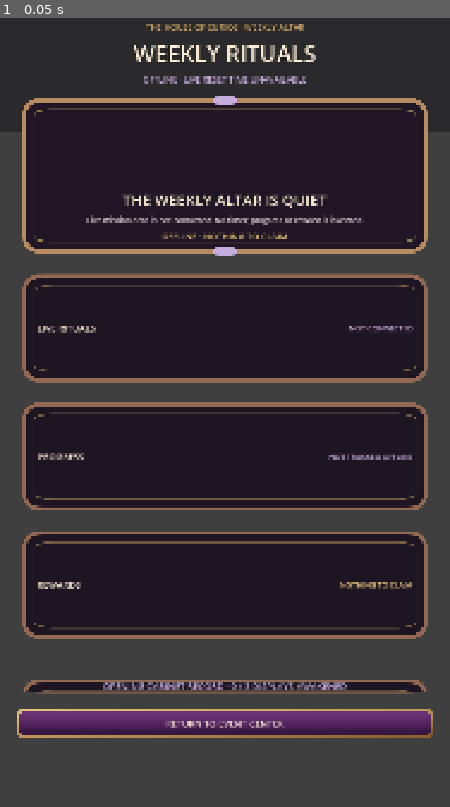
Above: before the commit, frame 1.
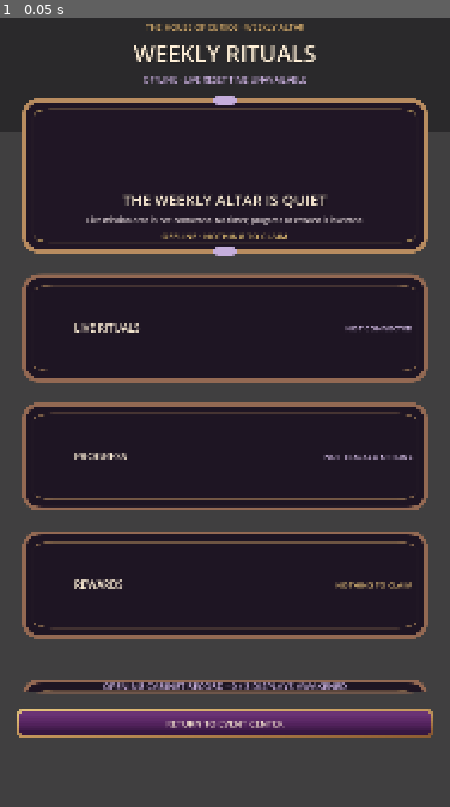
Above: after the commit, the same moment.

Repository: Jay-prodesign/akilta-match3
Game: Godot game, scene res://src/ui/missions/weekly_missions_screen.tscn
Two runs of this game, one before a commit and one after it. Both use one fixed random seed, a clock stepped at 60 frames per second and the inputs below. This scene is started directly instead of the project's main scene.
Inputs:
- Up to frame 1 (0.05 s): no input

The runs differ from the first frame. In frame 1, 0.7% of the frame differs, in the area x 8-92%, y 38-73%.

Commit message:
Give Weekly Ritual status cards sealed visual anchors

Diff:
--- a/src/ui/missions/weekly_missions_screen.tscn
+++ b/src/ui/missions/weekly_missions_screen.tscn
@@ -200,23 +200,31 @@
 theme_override_constants/separation = 18
 
 [node name="LeftInset" type="Control" parent="MissionLayout/MissionStatusStack/FeedStatus/Content"]
-custom_minimum_size = Vector2(34, 1)
-layout_mode = 2
-mouse_filter = 2
+custom_minimum_size = Vector2(26, 1)
+layout_mode = 2
+mouse_filter = 2
+
+[node name="SealIcon" type="TextureRect" parent="MissionLayout/MissionStatusStack/FeedStatus/Content"]
+custom_minimum_size = Vector2(78, 78)
+layout_mode = 2
+mouse_filter = 2
+expand_mode = 1
+stretch_mode = 5
+modulate = Color(0.92, 0.82, 0.95, 0.94)
 
 [node name="Label" type="Label" parent="MissionLayout/MissionStatusStack/FeedStatus/Content"]
 layout_mode = 2
 size_flags_horizontal = 3
 theme_override_colors/font_color = Color(1, 0.941, 0.847, 1)
-theme_override_font_sizes/font_size = 22
+theme_override_font_sizes/font_size = 25
 text = "LIVE RITUALS"
 vertical_alignment = 1
 
 [node name="State" type="Label" parent="MissionLayout/MissionStatusStack/FeedStatus/Content"]
-custom_minimum_size = Vector2(210, 0)
-layout_mode = 2
-theme_override_colors/font_color = Color(0.82, 0.72, 0.90, 1)
-theme_override_font_sizes/font_size = 18
+custom_minimum_size = Vector2(220, 0)
+layout_mode = 2
+theme_override_colors/font_color = Color(0.86, 0.77, 0.93, 1)
+theme_override_font_sizes/font_size = 19
 text = "NOT CONNECTED"
 horizontal_alignment = 2
 vertical_alignment = 1
@@ -236,23 +244,31 @@
 theme_override_constants/separation = 18
 
 [node name="LeftInset" type="Control" parent="MissionLayout/MissionStatusStack/ProgressStatus/Content"]
-custom_minimum_size = Vector2(34, 1)
-layout_mode = 2
-mouse_filter = 2
+custom_minimum_size = Vector2(26, 1)
+layout_mode = 2
+mouse_filter = 2
+
+[node name="SealIcon" type="TextureRect" parent="MissionLayout/MissionStatusStack/ProgressStatus/Content"]
+custom_minimum_size = Vector2(78, 78)
+layout_mode = 2
+mouse_filter = 2
+expand_mode = 1
+stretch_mode = 5
+modulate = Color(0.92, 0.82, 0.95, 0.94)
 
 [node name="Label" type="Label" parent="MissionLayout/MissionStatusStack/ProgressStatus/Content"]
 layout_mode = 2
 size_flags_horizontal = 3
 theme_override_colors/font_color = Color(1, 0.941, 0.847, 1)
-theme_override_font_sizes/font_size = 22
+theme_override_font_sizes/font_size = 25
 text = "PROGRESS"
 vertical_alignment = 1
 
 [node name="State" type="Label" parent="MissionLayout/MissionStatusStack/ProgressStatus/Content"]
-custom_minimum_size = Vector2(240, 0)
-layout_mode = 2
-theme_override_colors/font_color = Color(0.82, 0.72, 0.90, 1)
-theme_override_font_sizes/font_size = 18
+custom_minimum_size = Vector2(250, 0)
+layout_mode = 2
+theme_override_colors/font_color = Color(0.86, 0.77, 0.93, 1)
+theme_override_font_sizes/font_size = 19
 text = "NOT TRACKED OFFLINE"
 horizontal_alignment = 2
 vertical_alignment = 1
@@ -272,23 +288,31 @@
 theme_override_constants/separation = 18
 
 [node name="LeftInset" type="Control" parent="MissionLayout/MissionStatusStack/RewardStatus/Content"]
-custom_minimum_size = Vector2(34, 1)
-layout_mode = 2
-mouse_filter = 2
+custom_minimum_size = Vector2(26, 1)
+layout_mode = 2
+mouse_filter = 2
+
+[node name="SealIcon" type="TextureRect" parent="MissionLayout/MissionStatusStack/RewardStatus/Content"]
+custom_minimum_size = Vector2(78, 78)
+layout_mode = 2
+mouse_filter = 2
+expand_mode = 1
+stretch_mode = 5
+modulate = Color(0.92, 0.82, 0.95, 0.94)
 
 [node name="Label" type="Label" parent="MissionLayout/MissionStatusStack/RewardStatus/Content"]
 layout_mode = 2
 size_flags_horizontal = 3
 theme_override_colors/font_color = Color(1, 0.941, 0.847, 1)
-theme_override_font_sizes/font_size = 22
+theme_override_font_sizes/font_size = 25
 text = "REWARDS"
 vertical_alignment = 1
 
 [node name="State" type="Label" parent="MissionLayout/MissionStatusStack/RewardStatus/Content"]
-custom_minimum_size = Vector2(240, 0)
+custom_minimum_size = Vector2(250, 0)
 layout_mode = 2
 theme_override_colors/font_color = Color(0.95, 0.80, 0.50, 1)
-theme_override_font_sizes/font_size = 18
+theme_override_font_sizes/font_size = 19
 text = "NOTHING TO CLAIM"
 horizontal_alignment = 2
 vertical_alignment = 1
